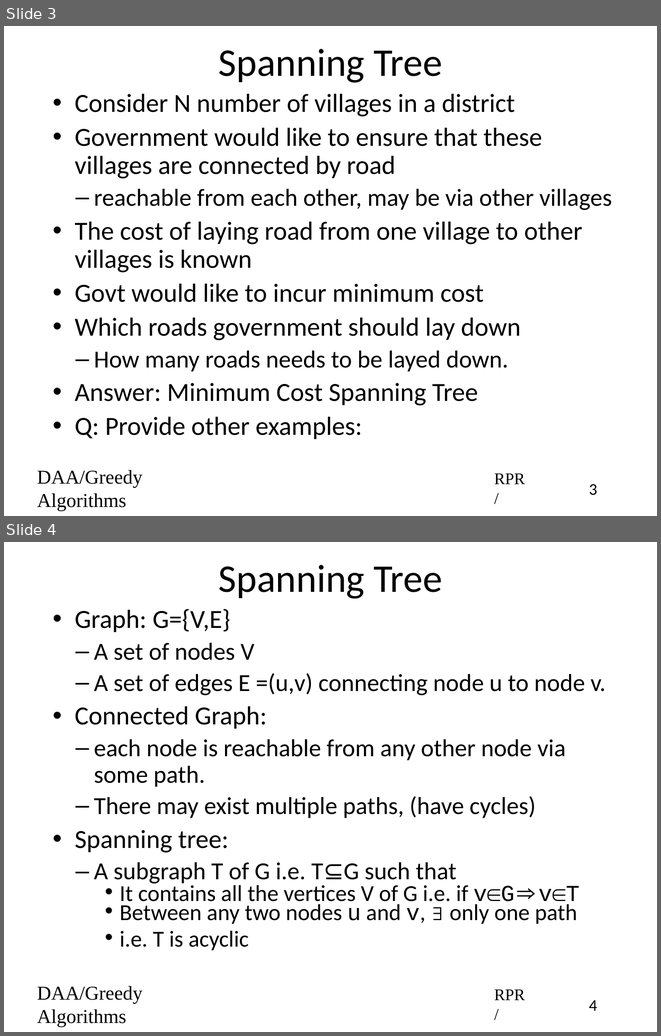
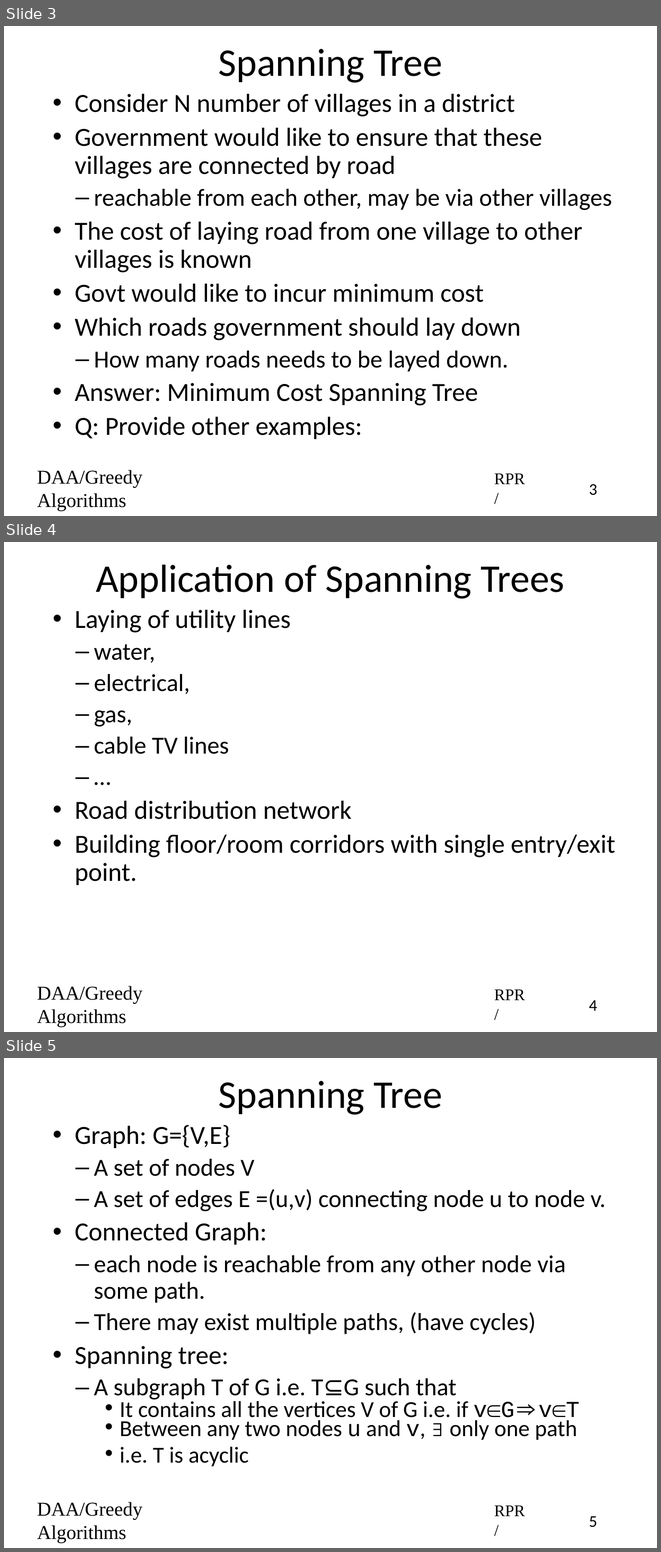
Before and after one commit to rprustagi/2019-17CS43-DAA, a slide deck: Slides-RPR/2019-H1-DAA-L24-Greedy-Algo-MCST-Prim.pptx. Shown one above the other, each under a label of ours: slides 3 and 4 before the commit, slides 3, 4 and 5 after it. The pictures are 661x1036 and 661x1552 pixels, drawn with LibreOffice and Linux fonts; fonts in the diff are those of the drawing. Boxes give left, top, right and bottom in pixels: in the first picture for what was removed or moved away, otherwise in the second. Text is boxed around its words. In the diff, an @@ line names an element or a change of style, - is before the commit and + after.

```diff
--- a/Slides-RPR/2019-H1-DAA-L24-Greedy-Algo-MCST-Prim.pptx
+++ b/Slides-RPR/2019-H1-DAA-L24-Greedy-Algo-MCST-Prim.pptx
@@ slide 4 added at (x1=4, y1=542, x2=657, y2=1032), background #FFFFFF @@
@@ title added at (x1=96, y1=564, x2=565, y2=599), 48 pt, text #000000 @@
+Application of Spanning Trees
@@ text added at (x1=74, y1=609, x2=615, y2=885), 32 pt, text #000000 @@
+• Laying of utility lines
+  – water,
+  – electrical,
+  – gas,
+  – cable TV lines
+  – …
+• Road distribution network
+• Building floor/room corridors with single entry/exit point.
@@ text added at (x1=37, y1=986, x2=142, y2=1027), 24 pt, text #000000 @@
+DAA/Greedy Algorithms
@@ text added at (x1=494, y1=989, x2=525, y2=1000), 20 pt, text #000000 @@
+RPR/
@@ page number added at (x1=589, y1=1000, x2=598, y2=1011), 20 pt, text #000000 @@
+4
@@ what was slide 4 is now slide 5 @@
@@ page number at (x1=589, y1=1516, x2=598, y2=1527): text changed @@
-4
+5
```
Also in this commit, not shown: 1 slide changed, 9 other files.
